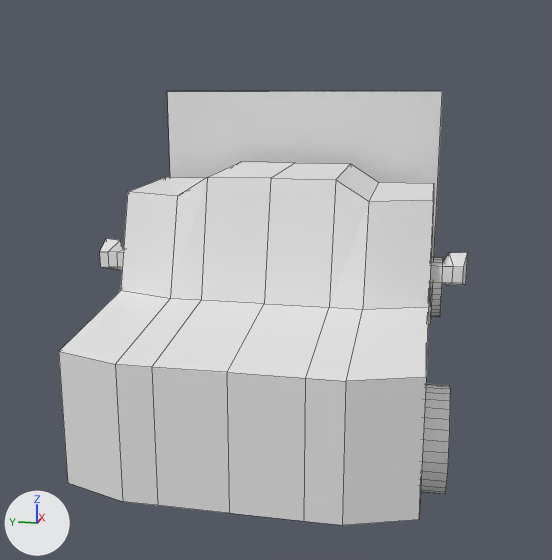
A saved change to the Blender file Assets/Assets/3D/truck.blend.
Both versions are drawn from a 50 mm camera at (-15.32, -2.04, 4.17) aimed at (-1.82, 0.66, 0.79). Arrows for +X, +Y and +Z are at lower left; the lights stay in place. Mesh edges are drawn as thin lines.

Script lines for the objects in view, before the commit:
```python
mat_material = principled_material('Material')
mat_material.base_color = (0.8, 0.8, 0.8)  # white #e7e7e7
me_cube = bpy.data.meshes.new('Cube')
me_cube.from_pydata(...)  # 78 vertices, 76 faces; spans x -1.0..0.47, y -1.23..1.23, z -1.0..6.9
me_cube.materials.append(mat_material)  # white #e7e7e7
me_cube_001 = bpy.data.meshes.new('Cube.001')
me_cube_001.from_pydata(...)  # a box spanning x -1.0..1.51, y -1.0..1.0, z -1.0..2.67
me_cube_002 = bpy.data.meshes.new('Cube.002')
me_cube_002.from_pydata(...)  # 16 vertices, 14 faces; spans x -1.0..2.54, y -1.23..1.0, z -2.04..2.04
me_cylinder = bpy.data.meshes.new('Cylinder')
me_cylinder.from_pydata(...)  # a 32-sided cylinder along z spanning x -1.0..1.0, y -1.0..1.0, z -1.0..1.0
ob_cube = bpy.data.objects.new('Cube', me_cube)
ob_cube.location = (0.0, 0.0, 0.0)
ob_cube.scale = (7.79, 1.71, 0.451)
ob_cube_001 = bpy.data.objects.new('Cube.001', me_cube_001)
ob_cube_001.location = (0.0, 0.0, 1.51)
ob_cube_001.scale = (3.2, 2.17, 1.0)
ob_cube_002 = bpy.data.objects.new('Cube.002', me_cube_002)
ob_cube_002.location = (-5.2, -2.26, 1.85)
ob_cube_002.scale = (0.11, 0.263, 0.11)
_m = ob_cube_002.modifiers.new('Mirror', 'MIRROR')
_m.use_axis = (False, True, False)
_m.mirror_object = ob_cube
ob_cylinder = bpy.data.objects.new('Cylinder', me_cylinder)
ob_cylinder.location = (-5.61, -2.08, -0.33)
ob_cylinder.rotation_euler = (1.571, 0.0, 0.0)  # degrees (90, 0, 0)
ob_cylinder.scale = (0.713, 0.713, 0.348)
_m = ob_cylinder.modifiers.new('Mirror', 'MIRROR')
_m.use_axis = (False, True, False)
_m.mirror_object = ob_cube
_m = ob_cylinder.modifiers.new('Array', 'ARRAY')
_m.relative_offset_displace = (5.9, 0.0, 0.0)
```
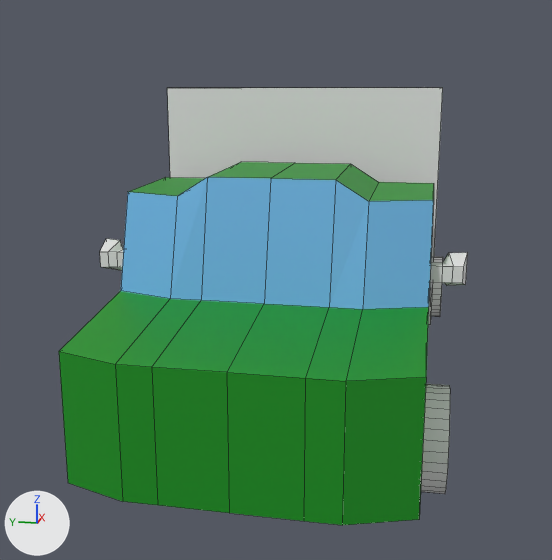
Pixel boxes (x1, y1, x2, y2) of what changed, in the pictures (552 x 560 px):
'Cube', surface changed: (59, 162, 434, 525) in both
'Cube.001', mesh rescaled: before (167, 91, 442, 325); after (167, 88, 443, 325)
'Cylinder', surface changed: (421, 257, 450, 492) in both
'Cube.002', surface changed: (104, 240, 465, 286) in both

The edits, one by one:
Picture 'Material Base Color' (img_material_base_color) is new.
In material 'Material' (mat_material), base_color is no longer (0.8, 0.8, 0.8), white #e7e7e7.
In material 'Material' (mat_material), texture is now set to img_material_base_color.
me_cube has 78 vertices, 76 faces and spans x -1.0..0.47, y -1.23..1.23, z -1.0..6.9.
me_cube is used by ob_cube; location (0.0, 0.0, 0.0); scale (7.79, 1.71, 0.451).
me_cube part 1: texture (UV) coordinates of 76 of 76 faces, centred in x -1.0..0.47, y -1.23..1.23, z -1.0..6.86, changed; they spanned u 0.12..0.88, v 0.0..1.0 and now span u 0.01..0.88, v 0.01..0.94.
me_cube_001 has 8 vertices, 6 faces and spans x -1.0..1.51, y -1.0..1.0, z -1.0..2.67.
me_cube_001 is used by ob_cube_001; location (0.0, 0.0, 1.51); scale (3.2, 2.17, 1.0).
me_cube_001 part 2: the whole mesh is scaled about its middle by (1, 1, 1.01), then moved by (0.0, 0.0, 0.03).
